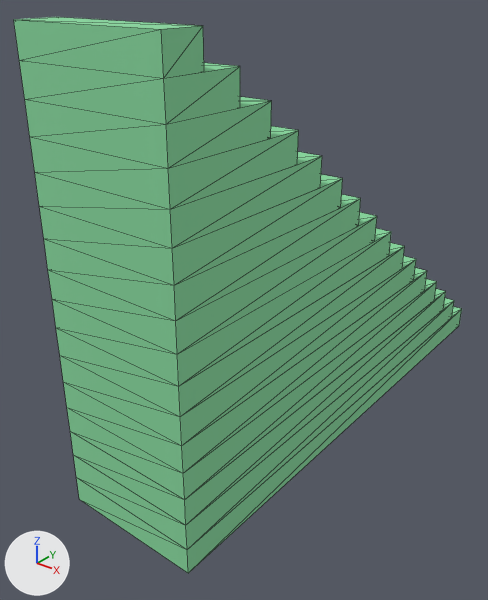
What one commit did to the glTF model assets/creative/architecture/traversal/stair_straight_3m.glb.
Camera for both pictures: a 50 mm lens placed at (2.57, -4.06, 3.21), pointed at (-0.26, -0.52, 1.01). The axes (+X, +Y, +Z) are drawn at lower left. The lights are the same throughout. The picture after the commit comes second. Mesh edges are drawn as thin lines. Vertices at exactly the same position are counted once.

Names of what the first picture shows: 'step_01', 'step_02', 'step_03', 'step_04', 'step_05', 'step_06', 'step_07', 'step_08', 'step_09', 'step_10', 'step_11', 'step_12', 'step_13', 'step_14', 'step_15', 'step_16'.
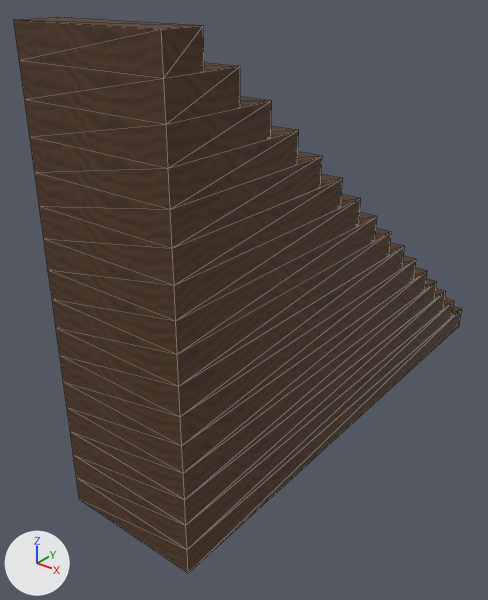
What changed in the scene script:
```text
Change me_step_01_mesh:
    where me_step_01_mesh.from_pydata(...)  # 8 vertices, 12 faces; spans x -0.5..0.5, y -2.0..2.0, z 0.0..0.19
    remove me_step_01_mesh.materials.append(mat_traversal_walkable)  # green #89daa0
    add me_step_01_mesh.materials.append(mat_palette_oak_timber)  # picture img_oak_timber
Change me_step_02_mesh:
    where me_step_02_mesh.from_pydata(...)  # 8 vertices, 12 faces; spans x -0.5..0.5, y -2.0..1.75, z 0.19..0.38
    remove me_step_02_mesh.materials.append(mat_traversal_walkable)  # green #89daa0
    add me_step_02_mesh.materials.append(mat_palette_oak_timber)  # picture img_oak_timber
Change me_step_03_mesh:
    where me_step_03_mesh.from_pydata(...)  # 8 vertices, 12 faces; spans x -0.5..0.5, y -2.0..1.5, z 0.38..0.56
    remove me_step_03_mesh.materials.append(mat_traversal_walkable)  # green #89daa0
    add me_step_03_mesh.materials.append(mat_palette_oak_timber)  # picture img_oak_timber
Change me_step_04_mesh:
    where me_step_04_mesh.from_pydata(...)  # 8 vertices, 12 faces; spans x -0.5..0.5, y -2.0..1.25, z 0.56..0.75
    remove me_step_04_mesh.materials.append(mat_traversal_walkable)  # green #89daa0
    add me_step_04_mesh.materials.append(mat_palette_oak_timber)  # picture img_oak_timber
Change me_step_05_mesh:
    where me_step_05_mesh.from_pydata(...)  # 8 vertices, 12 faces; spans x -0.5..0.5, y -2.0..1.0, z 0.75..0.94
    remove me_step_05_mesh.materials.append(mat_traversal_walkable)  # green #89daa0
    add me_step_05_mesh.materials.append(mat_palette_oak_timber)  # picture img_oak_timber
Change me_step_06_mesh:
    where me_step_06_mesh.from_pydata(...)  # 8 vertices, 12 faces; spans x -0.5..0.5, y -2.0..0.75, z 0.94..1.12
    remove me_step_06_mesh.materials.append(mat_traversal_walkable)  # green #89daa0
    add me_step_06_mesh.materials.append(mat_palette_oak_timber)  # picture img_oak_timber
Change me_step_07_mesh:
    where me_step_07_mesh.from_pydata(...)  # 8 vertices, 12 faces; spans x -0.5..0.5, y -2.0..0.5, z 1.12..1.31
    remove me_step_07_mesh.materials.append(mat_traversal_walkable)  # green #89daa0
    me_step_07_mesh part 1: texture (UV) coordinates changed
    add me_step_07_mesh.materials.append(mat_palette_oak_timber)  # picture img_oak_timber
Change me_step_08_mesh:
    where me_step_08_mesh.from_pydata(...)  # 8 vertices, 12 faces; spans x -0.5..0.5, y -2.0..0.25, z 1.31..1.5
    remove me_step_08_mesh.materials.append(mat_traversal_walkable)  # green #89daa0
    me_step_08_mesh part 2: texture (UV) coordinates changed
    add me_step_08_mesh.materials.append(mat_palette_oak_timber)  # picture img_oak_timber
Change me_step_09_mesh:
    where me_step_09_mesh.from_pydata(...)  # 8 vertices, 12 faces; spans x -0.5..0.5, y -2.0..0.0, z 1.5..1.69
    remove me_step_09_mesh.materials.append(mat_traversal_walkable)  # green #89daa0
    me_step_09_mesh part 3: texture (UV) coordinates changed
    add me_step_09_mesh.materials.append(mat_palette_oak_timber)  # picture img_oak_timber
Change me_step_10_mesh:
    where me_step_10_mesh.from_pydata(...)  # 8 vertices, 12 faces; spans x -0.5..0.5, y -2.0..-0.25, z 1.69..1.88
    remove me_step_10_mesh.materials.append(mat_traversal_walkable)  # green #89daa0
    me_step_10_mesh part 4: texture (UV) coordinates changed
    add me_step_10_mesh.materials.append(mat_palette_oak_timber)  # picture img_oak_timber
Change me_step_11_mesh:
    where me_step_11_mesh.from_pydata(...)  # 8 vertices, 12 faces; spans x -0.5..0.5, y -2.0..-0.5, z 1.88..2.06
    remove me_step_11_mesh.materials.append(mat_traversal_walkable)  # green #89daa0
    me_step_11_mesh part 5: texture (UV) coordinates changed
    add me_step_11_mesh.materials.append(mat_palette_oak_timber)  # picture img_oak_timber
Change me_step_12_mesh:
    where me_step_12_mesh.from_pydata(...)  # 8 vertices, 12 faces; spans x -0.5..0.5, y -2.0..-0.75, z 2.062..2.25
    remove me_step_12_mesh.materials.append(mat_traversal_walkable)  # green #89daa0
    me_step_12_mesh part 6: texture (UV) coordinates changed
    add me_step_12_mesh.materials.append(mat_palette_oak_timber)  # picture img_oak_timber
Change me_step_13_mesh:
    where me_step_13_mesh.from_pydata(...)  # 8 vertices, 12 faces; spans x -0.5..0.5, y -2.0..-1.0, z 2.25..2.438
    remove me_step_13_mesh.materials.append(mat_traversal_walkable)  # green #89daa0
    me_step_13_mesh part 7: texture (UV) coordinates changed
    add me_step_13_mesh.materials.append(mat_palette_oak_timber)  # picture img_oak_timber
Change me_step_14_mesh:
    where me_step_14_mesh.from_pydata(...)  # 8 vertices, 12 faces; spans x -0.5..0.5, y -2.0..-1.25, z 2.438..2.625
    remove me_step_14_mesh.materials.append(mat_traversal_walkable)  # green #89daa0
    me_step_14_mesh part 8: texture (UV) coordinates changed
    add me_step_14_mesh.materials.append(mat_palette_oak_timber)  # picture img_oak_timber
Change me_step_15_mesh:
    where me_step_15_mesh.from_pydata(...)  # 8 vertices, 12 faces; spans x -0.5..0.5, y -2.0..-1.5, z 2.625..2.812
    remove me_step_15_mesh.materials.append(mat_traversal_walkable)  # green #89daa0
    me_step_15_mesh part 9: texture (UV) coordinates changed
    add me_step_15_mesh.materials.append(mat_palette_oak_timber)  # picture img_oak_timber
Change me_step_16_mesh:
    where me_step_16_mesh.from_pydata(...)  # 8 vertices, 12 faces; spans x -0.5..0.5, y -2.0..-1.75, z 2.812..3.0
    remove me_step_16_mesh.materials.append(mat_traversal_walkable)  # green #89daa0
    me_step_16_mesh part 10: texture (UV) coordinates changed
    add me_step_16_mesh.materials.append(mat_palette_oak_timber)  # picture img_oak_timber
```

Boxes [x1, y1, x2, y2] around the edits, measured in the pictures (488 x 600 px):
'step_12', recoloured, surface changed (green to brown): [35, 152, 322, 248] in both
'step_13', recoloured, surface changed (green to brown): [30, 126, 299, 209] in both
'step_11', recoloured, surface changed (green to brown): [39, 174, 343, 285] in both
'step_10', recoloured, surface changed (green to brown): [44, 194, 361, 321] in both
'step_14', recoloured, surface changed (green to brown): [25, 97, 272, 168] in both
'step_09', recoloured, surface changed (green to brown): [48, 212, 377, 354] in both
'step_08', recoloured, surface changed (green to brown): [52, 228, 391, 386] in both
'step_15', recoloured, surface changed (green to brown): [19, 60, 240, 124] in both
'step_07', recoloured, surface changed (green to brown): [56, 243, 405, 417] in both
'step_16', recoloured, surface changed (green to brown): [14, 17, 204, 78] in both
'step_06', recoloured: [60, 256, 416, 445] in both
'step_05', recoloured: [63, 268, 427, 473] in both
'step_04', recoloured: [67, 279, 437, 500] in both
'step_03', recoloured: [70, 289, 446, 525] in both
'step_02', recoloured: [73, 298, 454, 550] in both
'step_01', recoloured: [77, 306, 462, 573] in both
